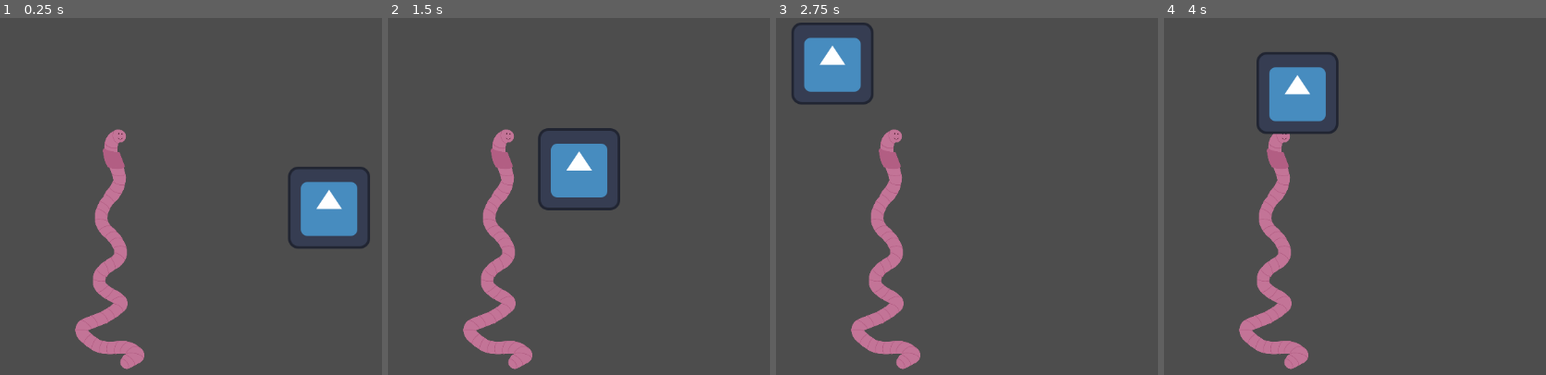
Above: before the commit, frames 1-4 (left to right).
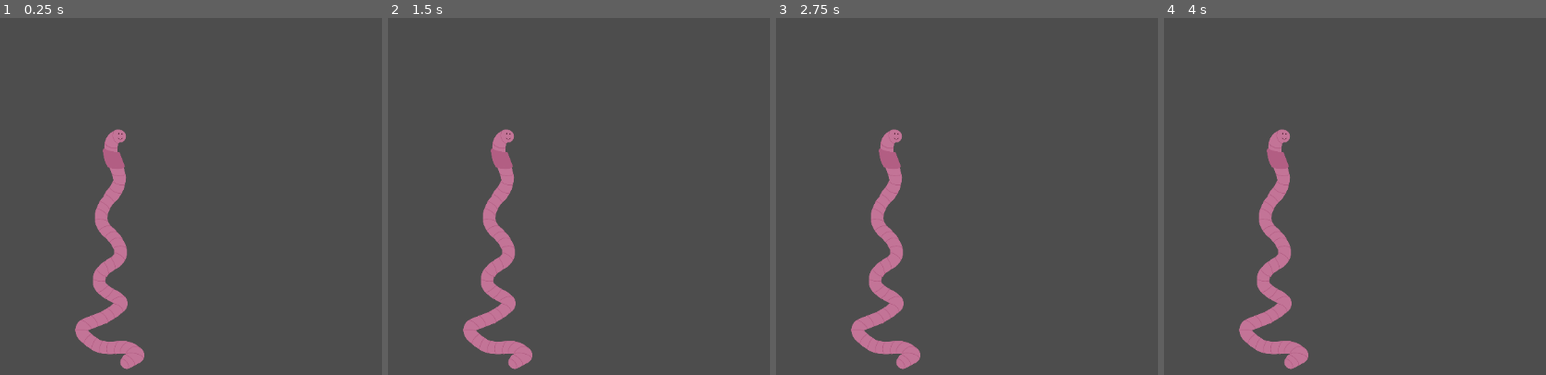
Above: after the commit, the same moments.

Repository: WiktorKociuba/worm-up
Game: Godot game, scene res://main.tscn
The game is run twice, just before and just after one commit, with the same random seed, the same clock (stepped at 60 frames per second) and the same inputs. This scene is started directly instead of the project's main scene. The engine's default icon, where the game draws it, is replaced by a stand-in: a white triangle on a blue panel in a dark square.
Inputs:
- Up to frame 1 (0.25 s): no input
- Up to frame 2 (1.5 s): tap Enter at 0.5 s; hold D (right) 0.53-1.28 s; hold S (down) from 1.28 s (still down)
- Up to frame 3 (2.75 s): release S (down) at 2.03 s; hold D (right) from 2.03 s (still down)
- Up to frame 4 (4 s): release D (right) at 2.78 s; hold W (up) 2.78-3.53 s; tap Space at 3.5 s; hold A (left) from 3.53 s (still down)

The runs differ from the first frame. In frame 1, 2.9% of the frame differs, in the area x 75-97%, y 41-65%; in frame 2, 2.8%; in frame 3, 2.9%, in the area x 4-26%, y 1-25%; in frame 4, 2.9%.

Commit message:
add tiles txt

Diff:
--- a/main.tscn
+++ b/main.tscn
@@ -1,22 +1,68 @@
 [gd_scene format=3 uid="uid://dd72ukp6a8efi"]
 
 [ext_resource type="PackedScene" uid="uid://dnj1j2lvwgnkw" path="res://character_body_2d.tscn" id="1_0xm2m"]
-[ext_resource type="Texture2D" uid="uid://b2scjjf6qf7t3" path="res://icon.svg" id="2_h2yge"]
+[ext_resource type="Texture2D" uid="uid://xm8o2cic63ef" path="res://groundtxt.png" id="2_0xm2m"]
 
-[sub_resource type="RectangleShape2D" id="RectangleShape2D_0xm2m"]
-size = Vector2(128, 126)
+[sub_resource type="TileSetAtlasSource" id="TileSetAtlasSource_h2yge"]
+texture = ExtResource("2_0xm2m")
+texture_region_size = Vector2i(64, 64)
+0:0/0 = 0
+1:0/0 = 0
+2:0/0 = 0
+3:0/0 = 0
+4:0/0 = 0
+5:0/0 = 0
+6:0/0 = 0
+7:0/0 = 0
+8:0/0 = 0
+9:0/0 = 0
+10:0/0 = 0
+11:0/0 = 0
+0:1/0 = 0
+1:1/0 = 0
+2:1/0 = 0
+3:1/0 = 0
+4:1/0 = 0
+5:1/0 = 0
+6:1/0 = 0
+7:1/0 = 0
+8:1/0 = 0
+9:1/0 = 0
+10:1/0 = 0
+11:1/0 = 0
+0:2/0 = 0
+1:2/0 = 0
+2:2/0 = 0
+3:2/0 = 0
+4:2/0 = 0
+5:2/0 = 0
+6:2/0 = 0
+7:2/0 = 0
+8:2/0 = 0
+9:2/0 = 0
+10:2/0 = 0
+11:2/0 = 0
+0:3/0 = 0
+1:3/0 = 0
+2:3/0 = 0
+3:3/0 = 0
+4:3/0 = 0
+5:3/0 = 0
+6:3/0 = 0
+7:3/0 = 0
+8:3/0 = 0
+9:3/0 = 0
+10:3/0 = 0
+11:3/0 = 0
+
+[sub_resource type="TileSet" id="TileSet_1bvp3"]
+tile_size = Vector2i(64, 64)
+sources/0 = SubResource("TileSetAtlasSource_h2yge")
 
 [node name="Node2D" type="Node2D" unique_id=1763072945]
 
 [node name="CharacterBody2D" parent="." unique_id=239766747 instance=ExtResource("1_0xm2m")]
 position = Vector2(230, 137)
 
-[node name="StaticBody2D" type="StaticBody2D" parent="." unique_id=755823065]
-position = Vector2(587, 109)
-
-[node name="Icon" type="Sprite2D" parent="StaticBody2D" unique_id=214690046]
-position = Vector2(1, 0)
-texture = ExtResource("2_h2yge")
-
-[node name="CollisionShape2D" type="CollisionShape2D" parent="StaticBody2D" unique_id=534007248]
-shape = SubResource("RectangleShape2D_0xm2m")
+[node name="TileMapLayer" type="TileMapLayer" parent="." unique_id=96486534]
+tile_set = SubResource("TileSet_1bvp3")
--- /dev/null
+++ b/wardrobe.tscn
@@ -0,0 +1,3 @@
+[gd_scene format=3 uid="uid://dpros3yya5ijw"]
+
+[node name="wardrobe" type="Node2D" unique_id=1271117142]
Binary file added: groundtxt.png
Not shown, added: groundtxt.png.import
